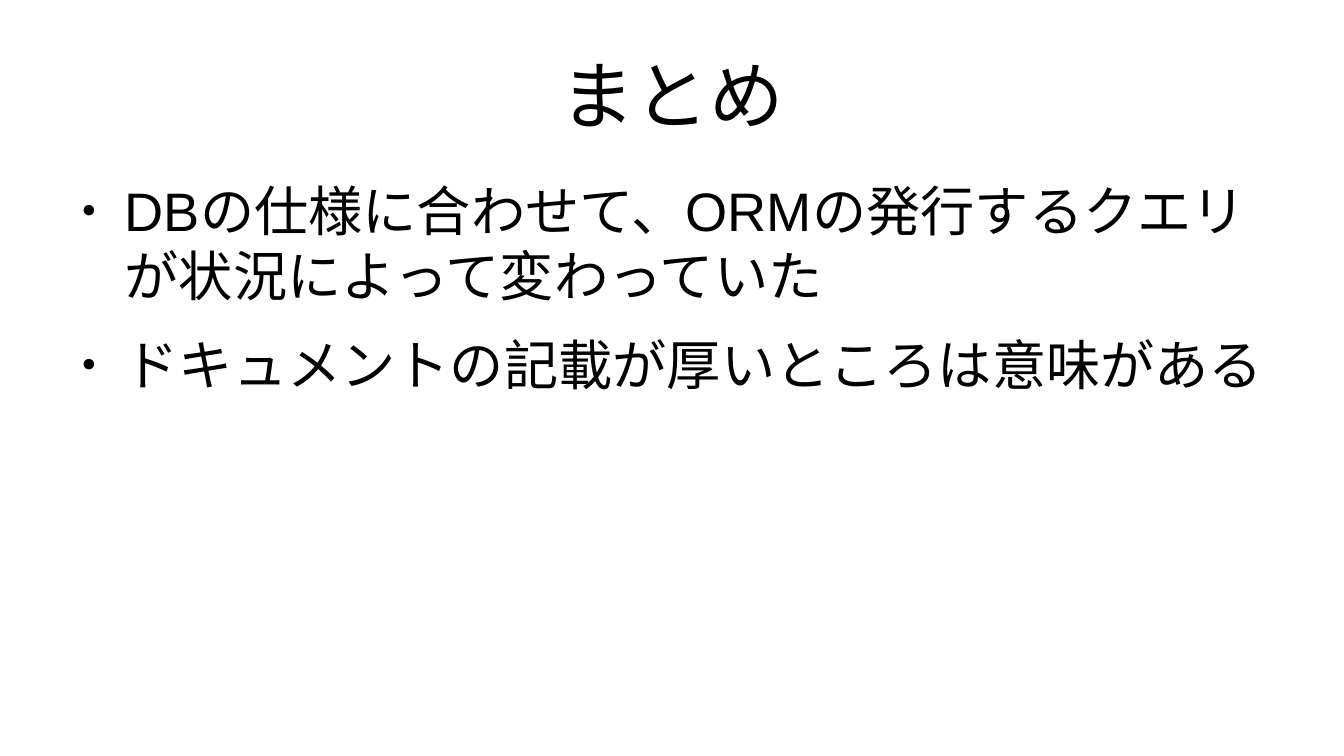
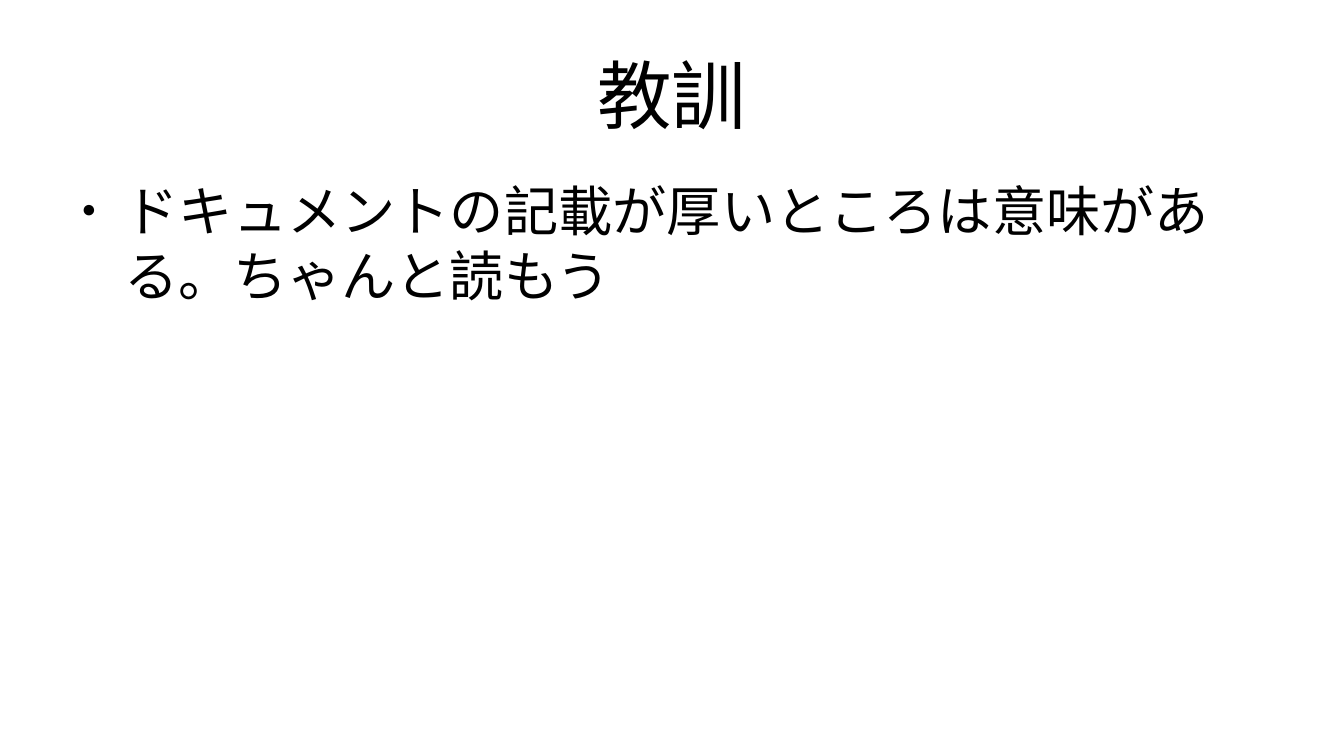
Before and after one commit to kijimad/roam, a slide deck: slide 20 of pdfs/20260616_upsert.odp (slide 19 before the commit). Drawn at 1344x756 pixels with LibreOffice and Linux fonts; fonts in the diff are those of the drawing. Boxes give left, top, right and bottom in pixels: in the first picture for what was removed or moved away, otherwise in the second. Text is boxed around its words. In the diff, an @@ line names an element or a change of style, - is before the commit and + after.

```diff
--- a/pdfs/20260616_upsert.odp
+++ b/pdfs/20260616_upsert.odp
@@ title at (597, 60, 746, 129): text changed @@
-まとめ
+教訓
@@ text at (125, 185, 1209, 301): text changed @@
-● DBの仕様に合わせて、ORMの発行するクエリが状況によって変わっていた
-● ドキュメントの記載が厚いところは意味がある
+● ドキュメントの記載が厚いところは意味がある。ちゃんと読もう
```
Also in this commit, not shown: 1 slide added, 5 other files.
